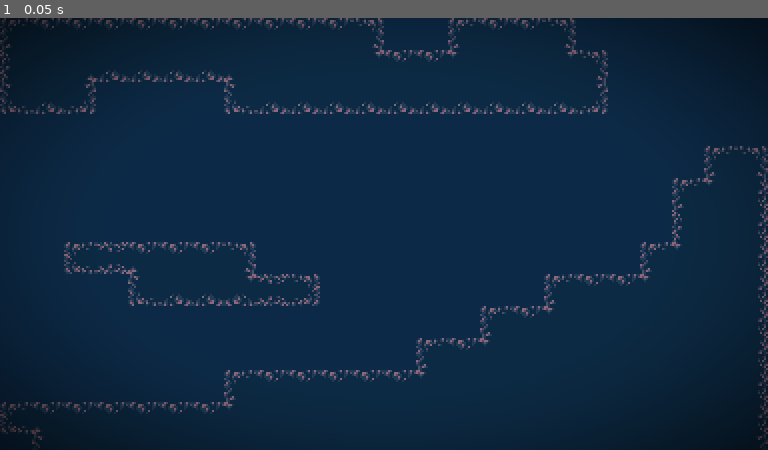
Above: before the commit, frame 1.
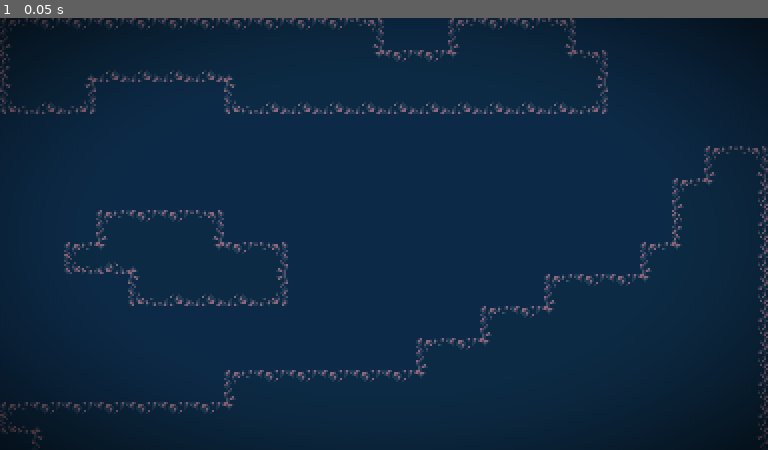
Above: after the commit, the same moment.

Repository: Fantasu/DoubleTroubleRep
Game: Godot game, scene res://scenes/master.tscn
Same seed, same stepped clock (60 frames per second), same inputs: the game is played once before the commit and once after it.
Inputs:
- Up to frame 1 (0.05 s): no input

The runs differ from the first frame. In frame 1, 0.5% of the frame differs, in the area x 12-42%, y 44-67%.

Commit message:
tilemap collision

Diff:
--- a/enemy_project/scenes/master.tscn
+++ b/enemy_project/scenes/master.tscn
@@ -1,7 +1,133 @@
-[gd_scene load_steps=5 format=2]
+[gd_scene load_steps=47 format=2]
 
 [ext_resource path="res://assets/sprites/tilemaps/tilemap1.png" type="Texture" id=1]
 [ext_resource path="res://assets/resources/shaders/vignetteshader.shader" type="Shader" id=2]
+
+[sub_resource type="ConvexPolygonShape2D" id=3]
+points = PoolVector2Array( 0, 0, 16, 0, 16, 16, 0, 16 )
+
+[sub_resource type="ConvexPolygonShape2D" id=4]
+points = PoolVector2Array( 0, 0, 16, 0, 16, 16, 0, 16 )
+
+[sub_resource type="ConvexPolygonShape2D" id=5]
+points = PoolVector2Array( 0, 0, 16, 0, 16, 16, 0, 16 )
+
+[sub_resource type="ConvexPolygonShape2D" id=6]
+points = PoolVector2Array( 0, 0, 16, 0, 16, 16, 0, 16 )
+
+[sub_resource type="ConvexPolygonShape2D" id=7]
+points = PoolVector2Array( 0, 0, 16, 0, 16, 16, 0, 16 )
+
+[sub_resource type="ConvexPolygonShape2D" id=8]
+points = PoolVector2Array( 0, 0, 16, 0, 16, 16, 0, 16 )
+
+[sub_resource type="ConvexPolygonShape2D" id=9]
+points = PoolVector2Array( 0, 0, 16, 0, 16, 16, 0, 16 )
+
+[sub_resource type="ConvexPolygonShape2D" id=10]
+points = PoolVector2Array( 0, 0, 16, 0, 16, 16, 0, 16 )
+
+[sub_resource type="ConvexPolygonShape2D" id=11]
+points = PoolVector2Array( 0, 0, 16, 0, 16, 16, 0, 16 )
+
+[sub_resource type="ConvexPolygonShape2D" id=12]
+points = PoolVector2Array( 0, 0, 16, 0, 16, 16, 0, 16 )
+
+[sub_resource type="ConvexPolygonShape2D" id=13]
+points = PoolVector2Array( 0, 0, 16, 0, 16, 16, 0, 16 )
+
+[sub_resource type="ConvexPolygonShape2D" id=14]
+points = PoolVector2Array( 0, 0, 16, 0, 16, 16, 0, 16 )
+
+[sub_resource type="ConvexPolygonShape2D" id=15]
+points = PoolVector2Array( 0, 0, 16, 0, 16, 16, 0, 16 )
+
+[sub_resource type="ConvexPolygonShape2D" id=16]
+points = PoolVector2Array( 0, 0, 16, 0, 16, 16, 0, 16 )
+
+[sub_resource type="ConvexPolygonShape2D" id=17]
+points = PoolVector2Array( 0, 0, 16, 0, 16, 16, 0, 16 )
+
+[sub_resource type="ConvexPolygonShape2D" id=18]
+points = PoolVector2Array( 0, 0, 16, 0, 16, 16, 0, 16 )
+
+[sub_resource type="ConvexPolygonShape2D" id=19]
+points = PoolVector2Array( 0, 0, 16, 0, 16, 16, 0, 16 )
+
+[sub_resource type="ConvexPolygonShape2D" id=20]
+points = PoolVector2Array( 0, 0, 16, 0, 16, 16, 0, 16 )
+
+[sub_resource type="ConvexPolygonShape2D" id=21]
+points = PoolVector2Array( 0, 0, 16, 0, 16, 16, 0, 16 )
+
+[sub_resource type="ConvexPolygonShape2D" id=22]
+points = PoolVector2Array( 0, 0, 16, 0, 16, 16, 0, 16 )
+
+[sub_resource type="ConvexPolygonShape2D" id=23]
+points = PoolVector2Array( 0, 0, 16, 0, 16, 16, 0, 16 )
+
+[sub_resource type="ConvexPolygonShape2D" id=24]
+points = PoolVector2Array( 0, 0, 16, 0, 16, 16, 0, 16 )
+
+[sub_resource type="ConvexPolygonShape2D" id=25]
+points = PoolVector2Array( 0, 0, 16, 0, 16, 16, 0, 16 )
+
+[sub_resource type="ConvexPolygonShape2D" id=26]
+points = PoolVector2Array( 0, 0, 16, 0, 16, 16, 0, 16 )
+
+[sub_resource type="ConvexPolygonShape2D" id=27]
+points = PoolVector2Array( 0, 0, 16, 0, 16, 16, 0, 16 )
+
+[sub_resource type="ConvexPolygonShape2D" id=28]
+points = PoolVector2Array( 0, 0, 16, 0, 16, 16, 0, 16 )
+
+[sub_resource type="ConvexPolygonShape2D" id=29]
+points = PoolVector2Array( 0, 0, 16, 0, 16, 16, 0, 16 )
+
+[sub_resource type="ConvexPolygonShape2D" id=30]
+points = PoolVector2Array( 0, 0, 16, 0, 16, 16, 0, 16 )
+
+[sub_resource type="ConvexPolygonShape2D" id=31]
+points = PoolVector2Array( 0, 0, 16, 0, 16, 16, 0, 16 )
+
+[sub_resource type="ConvexPolygonShape2D" id=32]
+points = PoolVector2Array( 0, 0, 16, 0, 16, 16, 0, 16 )
+
+[sub_resource type="ConvexPolygonShape2D" id=33]
+points = PoolVector2Array( 0, 0, 16, 0, 16, 16, 0, 16 )
+
+[sub_resource type="ConvexPolygonShape2D" id=34]
+points = PoolVector2Array( 0, 0, 16, 0, 16, 16, 0, 16 )
+
+[sub_resource type="ConvexPolygonShape2D" id=35]
+points = PoolVector2Array( 0, 0, 16, 0, 16, 16, 0, 16 )
+
+[sub_resource type="ConvexPolygonShape2D" id=36]
+points = PoolVector2Array( 0, 0, 16, 0, 16, 16, 0, 16 )
+
+[sub_resource type="ConvexPolygonShape2D" id=37]
+points = PoolVector2Array( 0, 0, 16, 0, 16, 16, 0, 16 )
+
+[sub_resource type="ConvexPolygonShape2D" id=38]
+points = PoolVector2Array( 0, 0, 16, 0, 16, 16, 0, 16 )
+
+[sub_resource type="ConvexPolygonShape2D" id=39]
+points = PoolVector2Array( 0, 0, 16, 0, 16, 16, 0, 16 )
+
+[sub_resource type="ConvexPolygonShape2D" id=40]
+points = PoolVector2Array( 0, 0, 16, 0, 16, 16, 0, 16 )
+
+[sub_resource type="ConvexPolygonShape2D" id=41]
+points = PoolVector2Array( 0, 0, 16, 0, 16, 16, 0, 16 )
+
+[sub_resource type="ConvexPolygonShape2D" id=42]
+points = PoolVector2Array( 0, 0, 16, 0, 16, 16, 0, 16 )
+
+[sub_resource type="ConvexPolygonShape2D" id=43]
+points = PoolVector2Array( 0, 0, 16, 0, 16, 16, 0, 16 )
+
+[sub_resource type="ConvexPolygonShape2D" id=44]
+points = PoolVector2Array( 0, 0, 16, 0, 16, 16, 0, 16 )
 
 [sub_resource type="TileSet" id=1]
 0/name = "tilemap1.png 0"
@@ -23,9 +149,262 @@
 0/navigation_offset = Vector2( 0, 0 )
 0/shape_offset = Vector2( 0, 0 )
 0/shape_transform = Transform2D( 1, 0, 0, 1, 0, 0 )
+0/shape = SubResource( 3 )
 0/shape_one_way = false
-0/shape_one_way_margin = 0.0
-0/shapes = [  ]
+0/shape_one_way_margin = 1.0
+0/shapes = [ {
+"autotile_coord": Vector2( 0, 0 ),
+"one_way": false,
+"one_way_margin": 1.0,
+"shape": SubResource( 3 ),
+"shape_transform": Transform2D( 1, 0, 0, 1, 0, 0 )
+}, {
+"autotile_coord": Vector2( 1, 0 ),
+"one_way": false,
+"one_way_margin": 1.0,
+"shape": SubResource( 4 ),
+"shape_transform": Transform2D( 1, 0, 0, 1, 0, 0 )
+}, {
+"autotile_coord": Vector2( 2, 0 ),
+"one_way": false,
+"one_way_margin": 1.0,
+"shape": SubResource( 5 ),
+"shape_transform": Transform2D( 1, 0, 0, 1, 0, 0 )
+}, {
+"autotile_coord": Vector2( 3, 0 ),
+"one_way": false,
+"one_way_margin": 1.0,
+"shape": SubResource( 6 ),
+"shape_transform": Transform2D( 1, 0, 0, 1, 0, 0 )
+}, {
+"autotile_coord": Vector2( 4, 0 ),
+"one_way": false,
+"one_way_margin": 1.0,
+"shape": SubResource( 7 ),
+"shape_transform": Transform2D( 1, 0, 0, 1, 0, 0 )
+}, {
+"autotile_coord": Vector2( 5, 0 ),
+"one_way": false,
+"one_way_margin": 1.0,
+"shape": SubResource( 8 ),
+"shape_transform": Transform2D( 1, 0, 0, 1, 0, 0 )
+}, {
+"autotile_coord": Vector2( 6, 0 ),
+"one_way": false,
+"one_way_margin": 1.0,
+"shape": SubResource( 9 ),
+"shape_transform": Transform2D( 1, 0, 0, 1, 0, 0 )
+}, {
+"autotile_coord": Vector2( 7, 0 ),
+"one_way": false,
+"one_way_margin": 1.0,
+"shape": SubResource( 10 ),
+"shape_transform": Transform2D( 1, 0, 0, 1, 0, 0 )
+}, {
+"autotile_coord": Vector2( 8, 0 ),
+"one_way": false,
+"one_way_margin": 1.0,
+"shape": SubResource( 11 ),
+"shape_transform": Transform2D( 1, 0, 0, 1, 0, 0 )
+}, {
+"autotile_coord": Vector2( 9, 0 ),
+"one_way": false,
+"one_way_margin": 1.0,
+"shape": SubResource( 12 ),
+"shape_transform": Transform2D( 1, 0, 0, 1, 0, 0 )
+}, {
+"autotile_coord": Vector2( 1, 2 ),
+"one_way": false,
+"one_way_margin": 1.0,
+"shape": SubResource( 13 ),
+"shape_transform": Transform2D( 1, 0, 0, 1, 0, 0 )
+}, {
+"autotile_coord": Vector2( 0, 3 ),
+"one_way": false,
+"one_way_margin": 1.0,
+"shape": SubResource( 14 ),
+"shape_transform": Transform2D( 1, 0, 0, 1, 0, 0 )
+}, {
+"autotile_coord": Vector2( 0, 2 ),
+"one_way": false,
+"one_way_margin": 1.0,
+"shape": SubResource( 15 ),
+"shape_transform": Transform2D( 1, 0, 0, 1, 0, 0 )
+}, {
+"autotile_coord": Vector2( 0, 1 ),
+"one_way": false,
+"one_way_margin": 1.0,
+"shape": SubResource( 16 ),
+"shape_transform": Transform2D( 1, 0, 0, 1, 0, 0 )
+}, {
+"autotile_coord": Vector2( 1, 3 ),
+"one_way": false,
+"one_way_margin": 1.0,
+"shape": SubResource( 17 ),
+"shape_transform": Transform2D( 1, 0, 0, 1, 0, 0 )
+}, {
+"autotile_coord": Vector2( 2, 3 ),
+"one_way": false,
+"one_way_margin": 1.0,
+"shape": SubResource( 18 ),
+"shape_transform": Transform2D( 1, 0, 0, 1, 0, 0 )
+}, {
+"autotile_coord": Vector2( 3, 3 ),
+"one_way": false,
+"one_way_margin": 1.0,
+"shape": SubResource( 19 ),
+"shape_transform": Transform2D( 1, 0, 0, 1, 0, 0 )
+}, {
+"autotile_coord": Vector2( 3, 2 ),
+"one_way": false,
+"one_way_margin": 1.0,
+"shape": SubResource( 20 ),
+"shape_transform": Transform2D( 1, 0, 0, 1, 0, 0 )
+}, {
+"autotile_coord": Vector2( 3, 1 ),
+"one_way": false,
+"one_way_margin": 1.0,
+"shape": SubResource( 21 ),
+"shape_transform": Transform2D( 1, 0, 0, 1, 0, 0 )
+}, {
+"autotile_coord": Vector2( 4, 1 ),
+"one_way": false,
+"one_way_margin": 1.0,
+"shape": SubResource( 22 ),
+"shape_transform": Transform2D( 1, 0, 0, 1, 0, 0 )
+}, {
+"autotile_coord": Vector2( 4, 2 ),
+"one_way": false,
+"one_way_margin": 1.0,
+"shape": SubResource( 23 ),
+"shape_transform": Transform2D( 1, 0, 0, 1, 0, 0 )
+}, {
+"autotile_coord": Vector2( 4, 3 ),
+"one_way": false,
+"one_way_margin": 1.0,
+"shape": SubResource( 24 ),
+"shape_transform": Transform2D( 1, 0, 0, 1, 0, 0 )
+}, {
+"autotile_coord": Vector2( 5, 3 ),
+"one_way": false,
+"one_way_margin": 1.0,
+"shape": SubResource( 25 ),
+"shape_transform": Transform2D( 1, 0, 0, 1, 0, 0 )
+}, {
+"autotile_coord": Vector2( 6, 3 ),
+"one_way": false,
+"one_way_margin": 1.0,
+"shape": SubResource( 26 ),
+"shape_transform": Transform2D( 1, 0, 0, 1, 0, 0 )
+}, {
+"autotile_coord": Vector2( 7, 3 ),
+"one_way": false,
+"one_way_margin": 1.0,
+"shape": SubResource( 27 ),
+"shape_transform": Transform2D( 1, 0, 0, 1, 0, 0 )
+}, {
+"autotile_coord": Vector2( 7, 2 ),
+"one_way": false,
+"one_way_margin": 1.0,
+"shape": SubResource( 28 ),
+"shape_transform": Transform2D( 1, 0, 0, 1, 0, 0 )
+}, {
+"autotile_coord": Vector2( 7, 1 ),
+"one_way": false,
+"one_way_margin": 1.0,
+"shape": SubResource( 29 ),
+"shape_transform": Transform2D( 1, 0, 0, 1, 0, 0 )
+}, {
+"autotile_coord": Vector2( 8, 1 ),
+"one_way": false,
+"one_way_margin": 1.0,
+"shape": SubResource( 30 ),
+"shape_transform": Transform2D( 1, 0, 0, 1, 0, 0 )
+}, {
+"autotile_coord": Vector2( 9, 1 ),
+"one_way": false,
+"one_way_margin": 1.0,
+"shape": SubResource( 31 ),
+"shape_transform": Transform2D( 1, 0, 0, 1, 0, 0 )
+}, {
+"autotile_coord": Vector2( 9, 2 ),
+"one_way": false,
+"one_way_margin": 1.0,
+"shape": SubResource( 32 ),
+"shape_transform": Transform2D( 1, 0, 0, 1, 0, 0 )
+}, {
+"autotile_coord": Vector2( 8, 2 ),
+"one_way": false,
+"one_way_margin": 1.0,
+"shape": SubResource( 33 ),
+"shape_transform": Transform2D( 1, 0, 0, 1, 0, 0 )
+}, {
+"autotile_coord": Vector2( 10, 2 ),
+"one_way": false,
+"one_way_margin": 1.0,
+"shape": SubResource( 34 ),
+"shape_transform": Transform2D( 1, 0, 0, 1, 0, 0 )
+}, {
+"autotile_coord": Vector2( 10, 3 ),
+"one_way": false,
+"one_way_margin": 1.0,
+"shape": SubResource( 35 ),
+"shape_transform": Transform2D( 1, 0, 0, 1, 0, 0 )
+}, {
+"autotile_coord": Vector2( 9, 3 ),
+"one_way": false,
+"one_way_margin": 1.0,
+"shape": SubResource( 36 ),
+"shape_transform": Transform2D( 1, 0, 0, 1, 0, 0 )
+}, {
+"autotile_coord": Vector2( 8, 3 ),
+"one_way": false,
+"one_way_margin": 1.0,
+"shape": SubResource( 37 ),
+"shape_transform": Transform2D( 1, 0, 0, 1, 0, 0 )
+}, {
+"autotile_coord": Vector2( 8, 4 ),
+"one_way": false,
+"one_way_margin": 1.0,
+"shape": SubResource( 38 ),
+"shape_transform": Transform2D( 1, 0, 0, 1, 0, 0 )
+}, {
+"autotile_coord": Vector2( 7, 4 ),
+"one_way": false,
+"one_way_margin": 1.0,
+"shape": SubResource( 39 ),
+"shape_transform": Transform2D( 1, 0, 0, 1, 0, 0 )
+}, {
+"autotile_coord": Vector2( 5, 4 ),
+"one_way": false,
+"one_way_margin": 1.0,
+"shape": SubResource( 40 ),
+"shape_transform": Transform2D( 1, 0, 0, 1, 0, 0 )
+}, {
+"autotile_coord": Vector2( 6, 4 ),
+"one_way": false,
+"one_way_margin": 1.0,
+"shape": SubResource( 41 ),
+"shape_transform": Transform2D( 1, 0, 0, 1, 0, 0 )
+}, {
+"autotile_coord": Vector2( 4, 4 ),
+"one_way": false,
+"one_way_margin": 1.0,
+"shape": SubResource( 42 ),
+"shape_transform": Transform2D( 1, 0, 0, 1, 0, 0 )
+}, {
+"autotile_coord": Vector2( 2, 2 ),
+"one_way": false,
+"one_way_margin": 1.0,
+"shape": SubResource( 43 ),
+"shape_transform": Transform2D( 1, 0, 0, 1, 0, 0 )
+}, {
+"autotile_coord": Vector2( 2, 1 ),
+"one_way": false,
+"one_way_margin": 1.0,
+"shape": SubResource( 44 ),
+"shape_transform": Transform2D( 1, 0, 0, 1, 0, 0 )
+} ]
 0/z_index = 0
 
 [sub_resource type="ShaderMaterial" id=2]
@@ -40,14 +419,14 @@
 tile_set = SubResource( 1 )
 cell_size = Vector2( 16, 16 )
 format = 1
-tile_data = PoolIntArray( 0, 0, 0, 1, 0, 1, 2, 0, 1, 3, 0, 1 …(762 unchanged characters)… 27702, 0, 131078, 327703, 0, 65538, 393237, 0, 65536, 393238, 0, 65537, 393239, 0, 65538, 458754, 0, 196608, 458755, 0, 196609, 458756, 0, 6, 458757, 0, 1, 458758, 0, 1, 458759, 0, 2, 458772, 0, 0, 458773, 0, 131078, 458774, 0, 65537, 458775, 0, 65538, 524292, 0, 131072, 524293, 0, 131073, 524294, 0, 131073, 524295, 0, 196613, 524296, 0, 196609, 524297, 0, 196610, 524305, 0, 0, 524306, 0, 1, 524307, 0, …(1553 unchanged characters)…
+tile_data = PoolIntArray( 0, 0, 0, 1, 0, 1, 2, 0, 1, 3, 0, 1 …(762 unchanged characters)… 27702, 0, 131078, 327703, 0, 65538, 393219, 0, 0, 393220, 0, 1, 393221, 0, 1, 393222, 0, 2, 393237, 0, 65536, 393238, 0, 65537, 393239, 0, 65538, 458754, 0, 196608, 458755, 0, 196614, 458756, 0, 65542, 458757, 0, 65537, 458758, 0, 131077, 458759, 0, 1, 458760, 0, 2, 458772, 0, 0, 458773, 0, 131078, 458774, 0, 65537, 458775, 0, 65538, 524292, 0, 131072, 524293, 0, 131073, 524294, 0, 131073, 524295, 0, 131073, 524296, 0, 131074, 524305, 0, 0, 524306, 0, 1, 524307, 0, …(1553 unchanged characters)…
 
 [node name="FrontLayer" type="CanvasLayer" parent="."]
 
 [node name="Vignette" type="ColorRect" parent="FrontLayer"]
 material = SubResource( 2 )
-margin_right = 385.0
-margin_bottom = 217.0
+anchor_right = 1.0
+anchor_bottom = 1.0
 __meta__ = {
 "_edit_use_anchors_": false
 }
